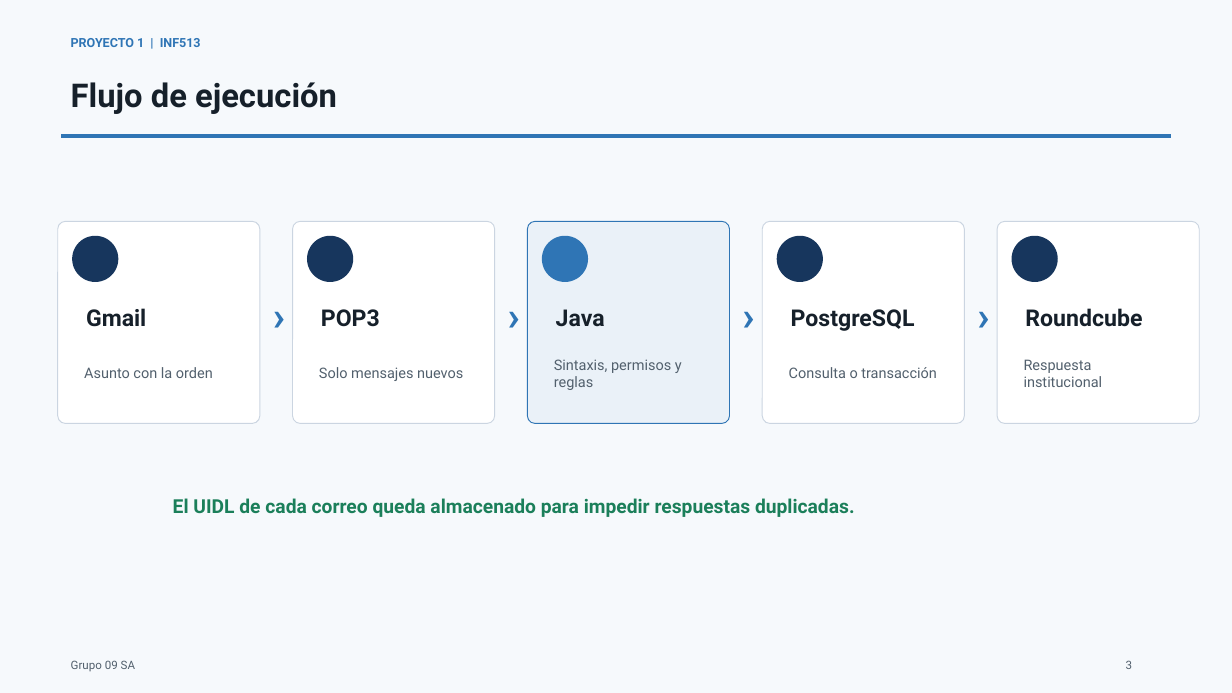
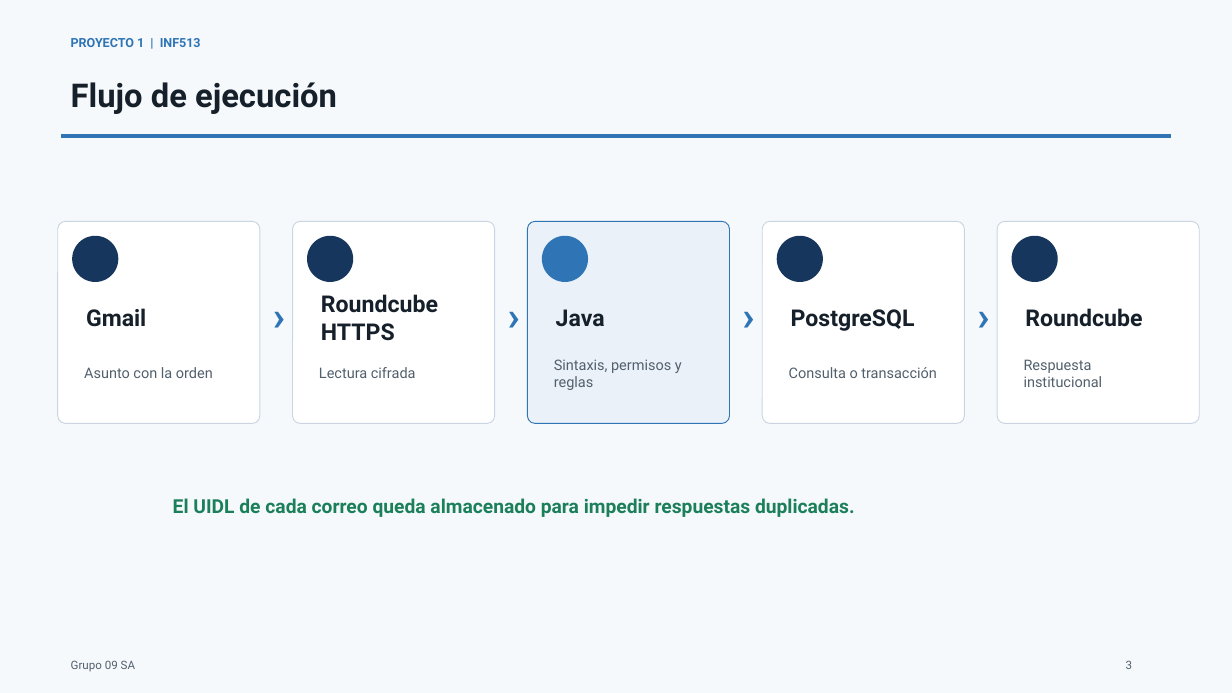
Before and after one commit to BrayanJoelRamosVargas1/inf513-proyecto1, a slide deck: slide 3 of entrega/Presentacion_INF513_P1_Grupo09SA.pptx. Drawn at 1232x693 pixels with LibreOffice and Linux fonts; fonts in the diff are those of the drawing. Boxes give left, top, right and bottom in pixels: in the first picture for what was removed or moved away, otherwise in the second. Text is boxed around its words. In the diff, an @@ line names an element or a change of style, - is before the commit and + after.

Commit message:
Endurecer transporte HTTPS y pruebas de resiliencia

```diff
--- a/entrega/Presentacion_INF513_P1_Grupo09SA.pptx
+++ b/entrega/Presentacion_INF513_P1_Grupo09SA.pptx
@@ text at box(321, 294, 438, 341): text changed @@
-POP3
+Roundcube HTTPS
@@ text at box(319, 367, 416, 378): text changed @@
-Solo mensajes nuevos
+Lectura cifrada
```
Also in this commit, not shown: 2 other slides changed, 15 other files.
